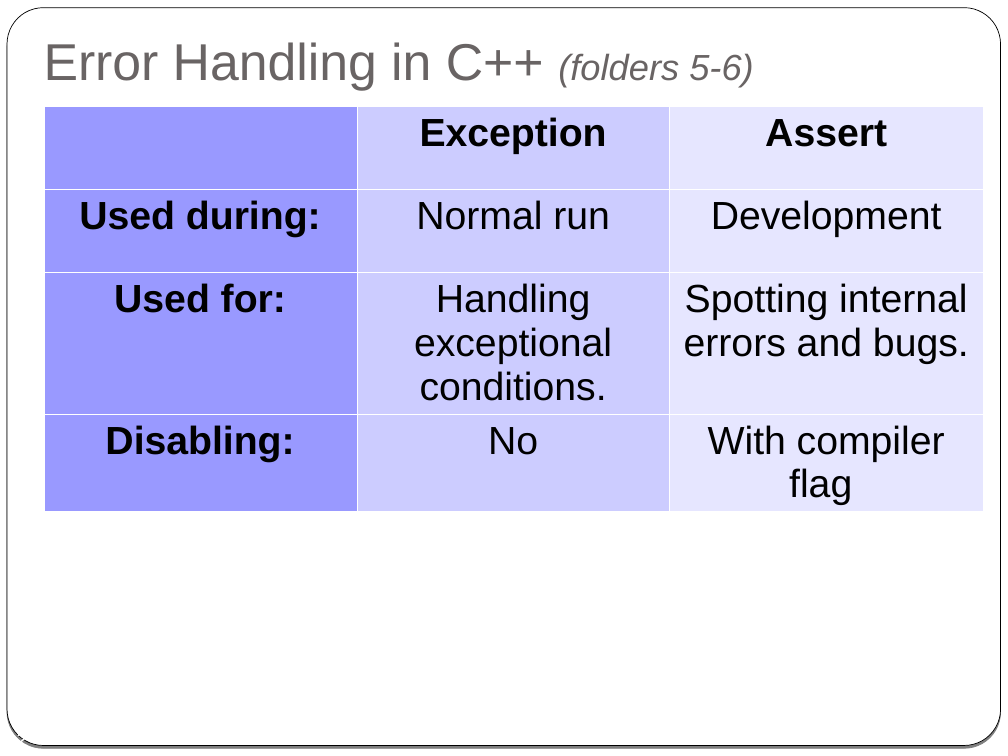
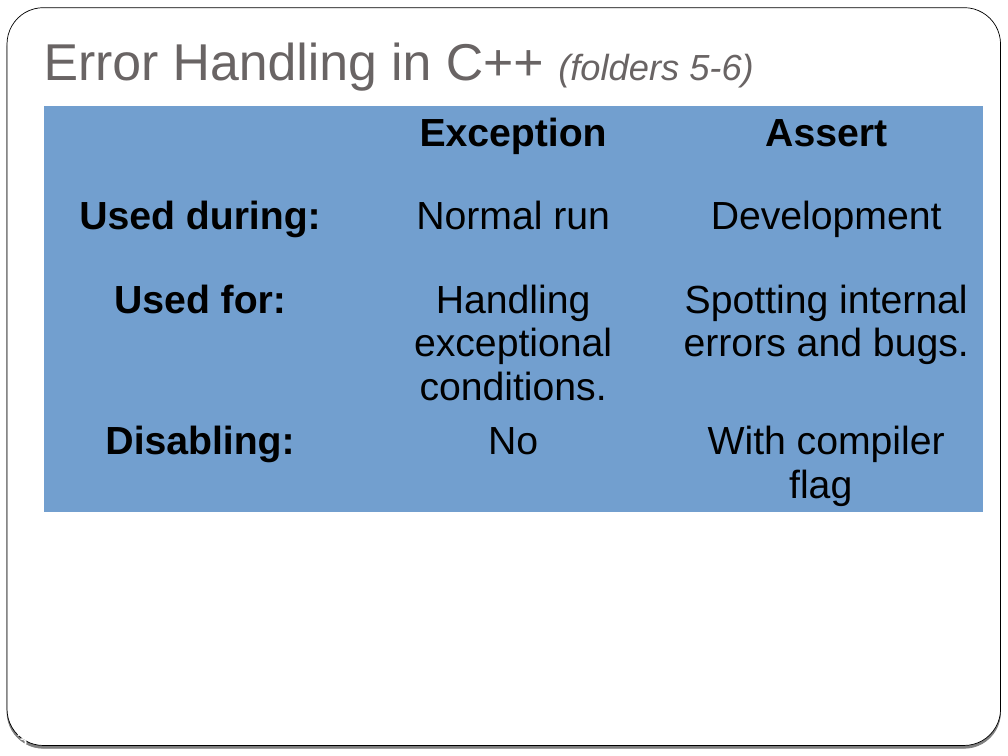
Before and after one commit to cpp-at-ariel/cpp-5781, a slide deck: slide 13 of 01-what-is-cpp/slides-1-cpp-vs-c-vs-java.odp (slide 12 before the commit). Drawn at 1008x756 pixels with LibreOffice and Linux fonts; fonts in the diff are those of the drawing. Boxes give left, top, right and bottom in pixels: in the first picture for what was removed or moved away, otherwise in the second. Text is boxed around its words. In the diff, an @@ line names an element or a change of style, - is before the commit and + after.

```diff
--- a/01-what-is-cpp/slides-1-cpp-vs-c-vs-java.odp
+++ b/01-what-is-cpp/slides-1-cpp-vs-c-vs-java.odp
@@ table at (43, 106, 984, 511) @@
@@ fill #9999FF to #729FCF in 4 cells @@
@@ fill #CCCCFF to #729FCF in 4 cells @@
@@ fill #E6E6FF to #729FCF in 4 cells @@
@@ borders changed @@
@@ page number at (6, 731, 28, 745): text changed @@
-12
+13
```
Also in this commit, not shown: 3 other slides changed, 1 slide added, 9 other files.
